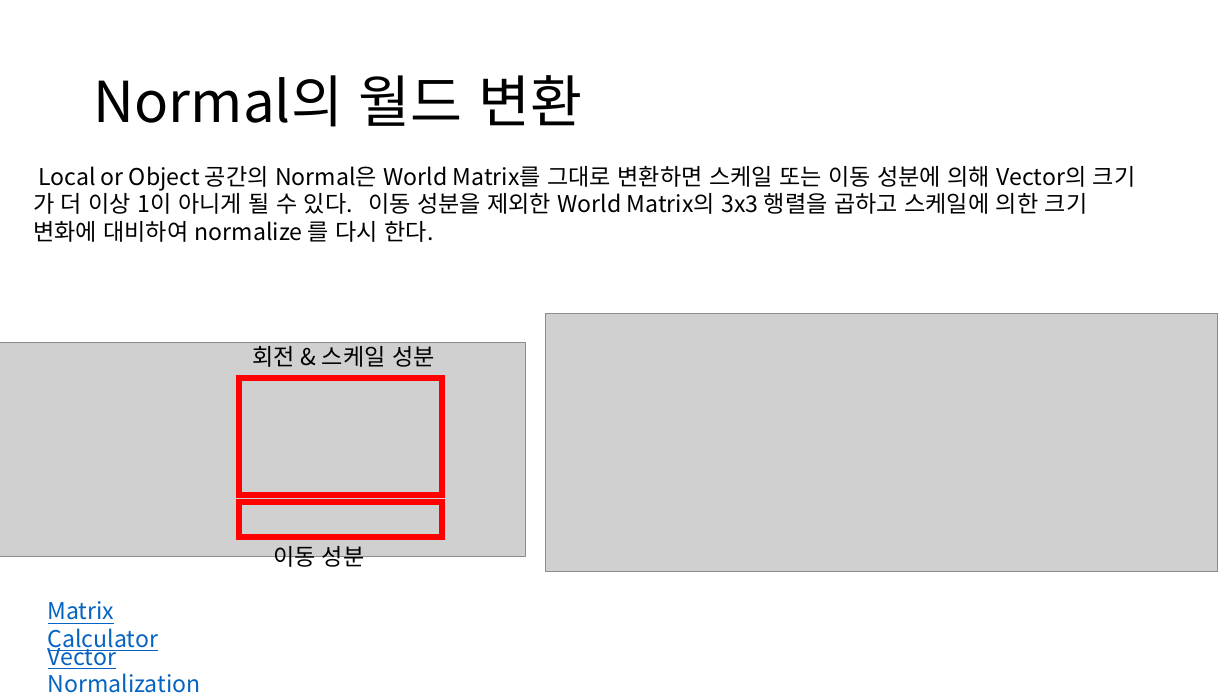
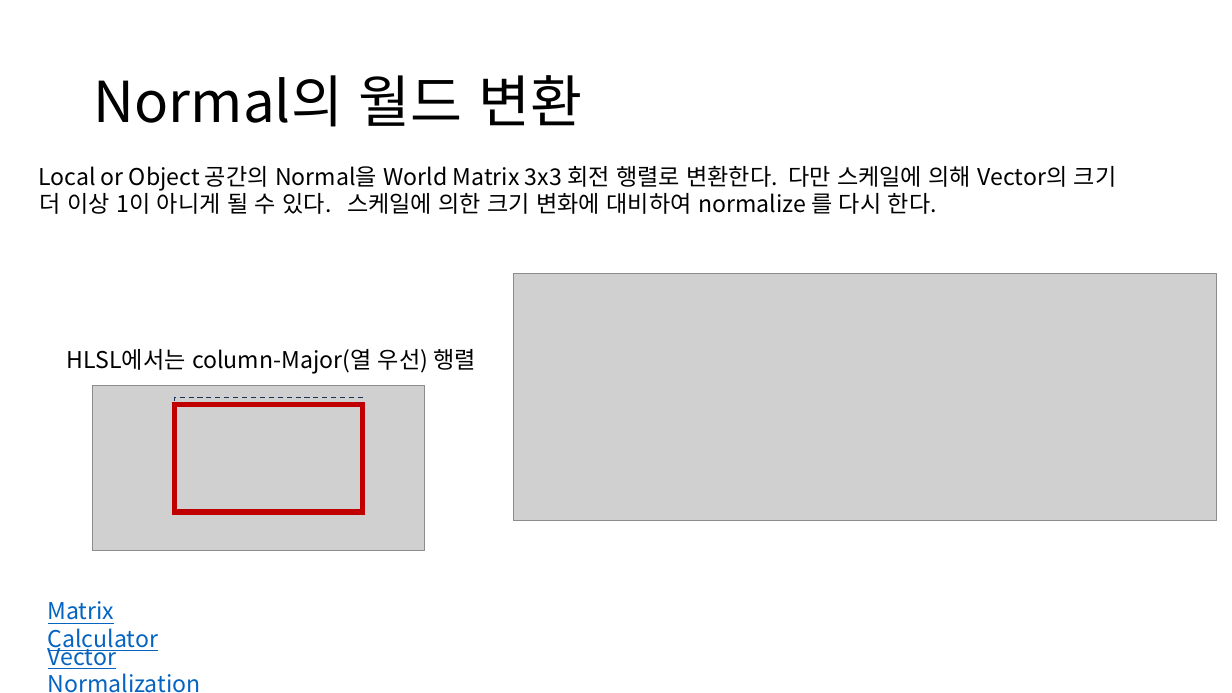
Before and after one commit to ldw9981/D3D11_Tutorial, a slide deck: slide 7 of Documents/05-Lighting1(Lambertian).pptx. Drawn at 1232x693 pixels with LibreOffice and Linux fonts; fonts in the diff are those of the drawing; grey boxes stand for pictures. Boxes give left, top, right and bottom in pixels: in the first picture for what was removed or moved away, otherwise in the second. Text is boxed around its words. In the diff, an @@ line names an element or a change of style, - is before the commit and + after.

```diff
--- a/Documents/05-Lighting1(Lambertian).pptx
+++ b/Documents/05-Lighting1(Lambertian).pptx
@@ text at <box>38,165,1117,214</box>: text changed @@
-Local or Object 공간의 Normal은 World Matrix를 그대로 변환하면 스케일 또는 이동 성분에 의해 Vector의 크기
-가 더 이상 1이 아니게 될 수 있다. 이동 성분을 제외한 World Matrix의 3x3 행렬을 곱하고 스케일에 의한 크기
-변화에 대비하여 normalize 를 다시 한다.
+Local or Object 공간의 Normal을 World Matrix 3x3 회전 행렬로 변환한다. 다만 스케일에 의해 Vector의 크기
+더 이상 1이 아니게 될 수 있다. 스케일에 의한 크기 변화에 대비하여 normalize 를 다시 한다.
@@ picture: place and size @@
-picture at <box>545,313,1217,571</box>
+picture at <box>514,274,1217,521</box>
@@ text added at <box>67,349,476,374</box>, 18 pt, text #000000 @@
+HLSL에서는 column-Major(열 우선) 행렬
@@ picture added at <box>92,385,424,551</box> @@
@@ rectangle: place and size @@
-rectangle at <box>239,378,442,495</box>
+rectangle at <box>175,397,362,512</box>
@@ rectangle at <box>175,397,362,512</box>: outline #FF0000 4.5 pt to #1E3256 1 pt dashed @@
@@ rectangle added at <box>175,405,362,513</box>, outline #C00000 4.5 pt @@
@@ group removed at <box>0,341,526,571</box>: 2 texts, 1 picture, 1 rectangle @@
-회전 & 스케일 성분
-이동 성분
```
Also in this commit, not shown: 5 other slides changed, 1 slide added, 2 other files.
